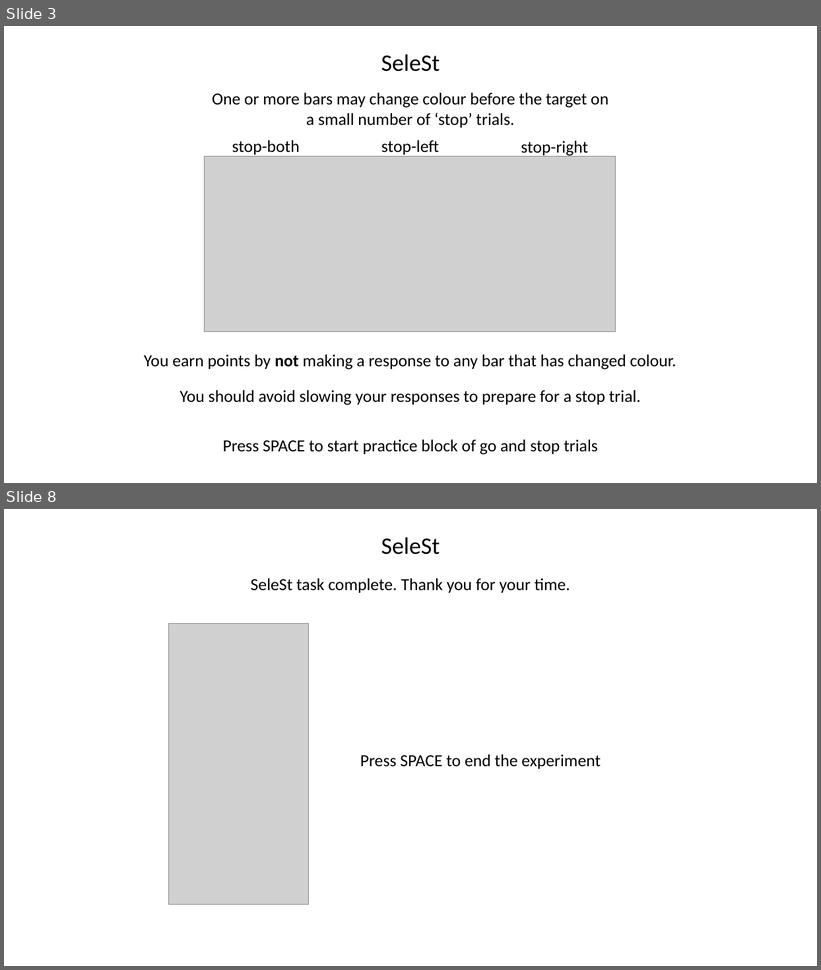
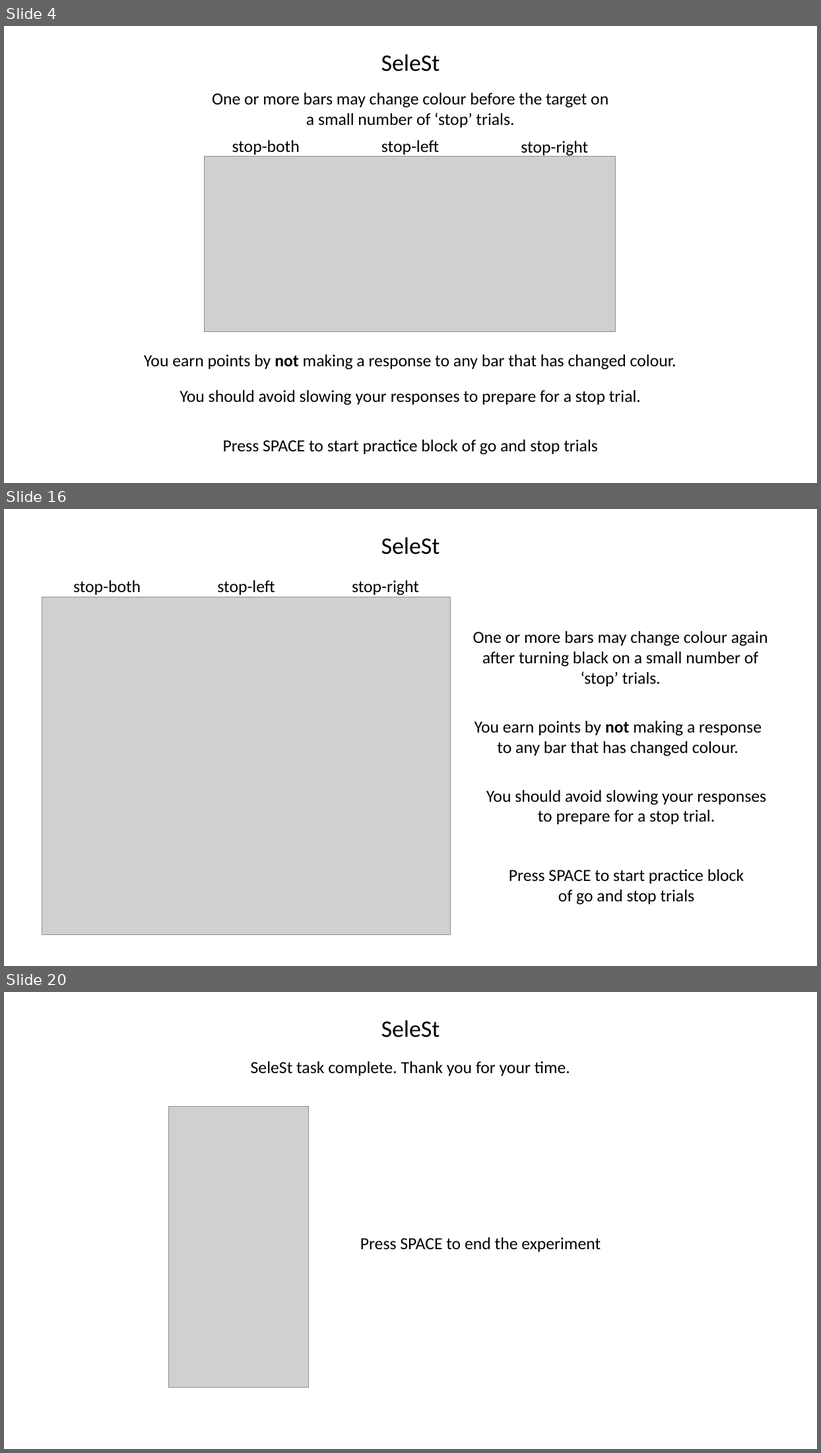
Before and after one commit to coreywadsley/SeleST, a slide deck: instructions/SeleSt_instruction_slides.pptx. Shown one above the other, each under a label of ours: slides 3 and 8 before the commit, slides 4, 16 and 20 after it; the slides between them are not shown. The pictures are 821x970 and 821x1453 pixels, drawn with LibreOffice and Linux fonts; fonts in the diff are those of the drawing; grey boxes stand for pictures. Boxes give left, top, right and bottom in pixels: in the first picture for what was removed or moved away, otherwise in the second. Text is boxed around its words. In the diff, an @@ line names an element or a change of style, - is before the commit and + after.

```diff
--- a/instructions/SeleSt_instruction_slides.pptx
+++ b/instructions/SeleSt_instruction_slides.pptx
@@ slide 16 added at (x1=4, y1=509, x2=817, y2=966), background #FFFFFF @@
@@ text added at (x1=382, y1=537, x2=440, y2=555), 28 pt, text #000000 @@
+SeleSt
@@ text added at (x1=73, y1=580, x2=141, y2=595), 20 pt, text #000000 @@
+stop-both
@@ text added at (x1=217, y1=580, x2=275, y2=595), 20 pt, text #000000 @@
+stop-left
@@ text added at (x1=352, y1=580, x2=419, y2=595), 20 pt, text #000000 @@
+stop-right
@@ picture added at (x1=42, y1=597, x2=451, y2=935) @@
@@ group added at (x1=473, y1=631, x2=768, y2=905): 4 texts @@
+One or more bars may change colour again after turning black on a small number of ‘stop’ trials.
+You earn points by not making a response to any bar that has changed colour.
+You should avoid slowing your responses to prepare for a stop trial.
+Press SPACE to start practice block of go and stop trials
@@ what was slide 3 is now slide 4 @@
@@ what was slide 8 is now slide 20 @@
```
Also in this commit, not shown: 5 slides changed, 11 other slides added, 16 other files.
